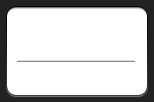
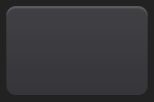
Revision of a layered (154, 102) image; what changed, layer by layer:
hid group "ButtonUnderline" (3 layers) over [6, 6, 148, 96]
hid "Rounded Rectangle 1 copy" over [6, 6, 148, 96]
hid group "ButtonPushed" (1 layers) over [6, 6, 148, 96]
showed group "Button" (1 layers) over [6, 6, 148, 96]
added layer "Gray" above "Generic Black" over [6, 6, 148, 97]
showed "Red" over [6, 6, 148, 97]
